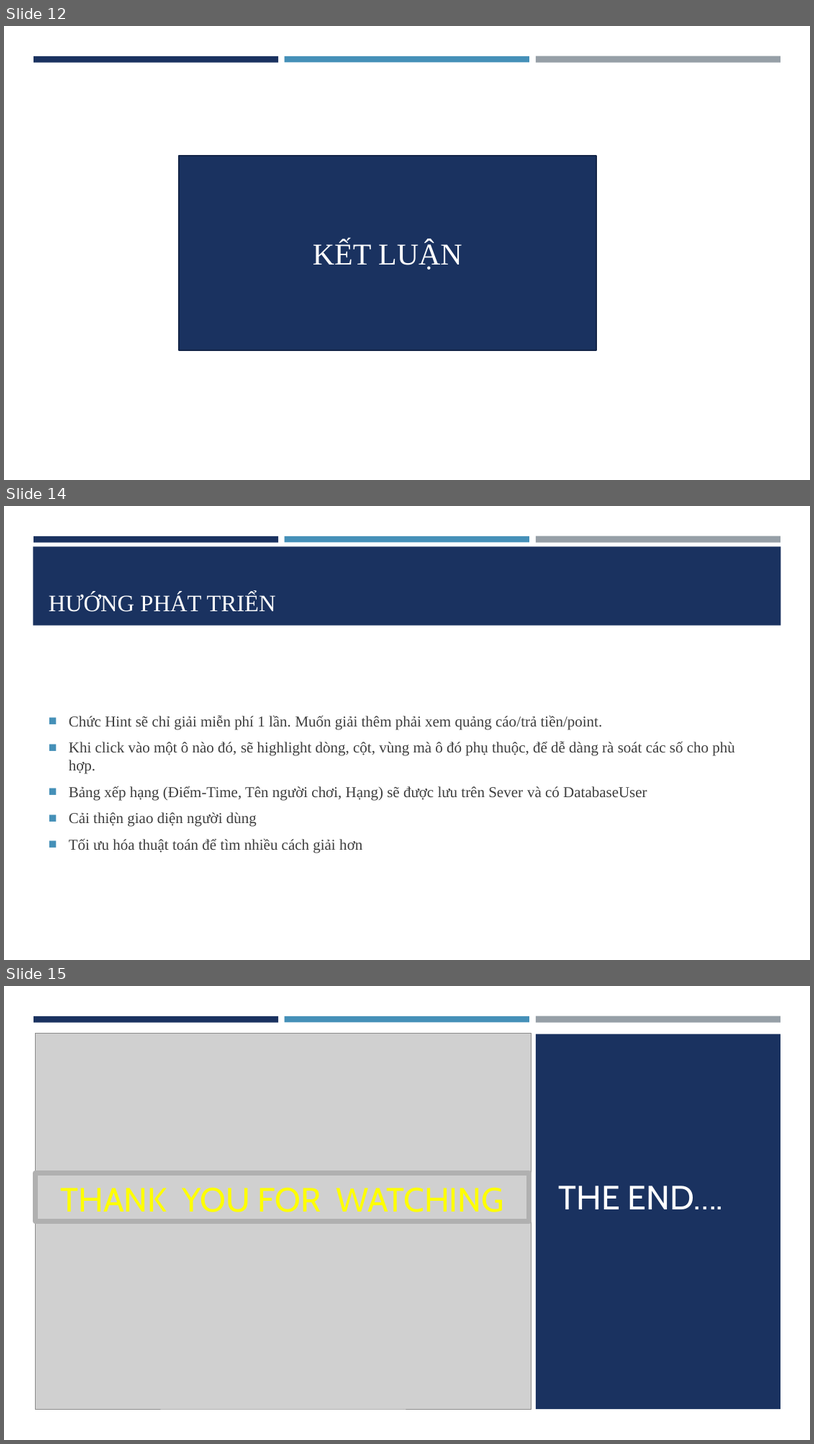
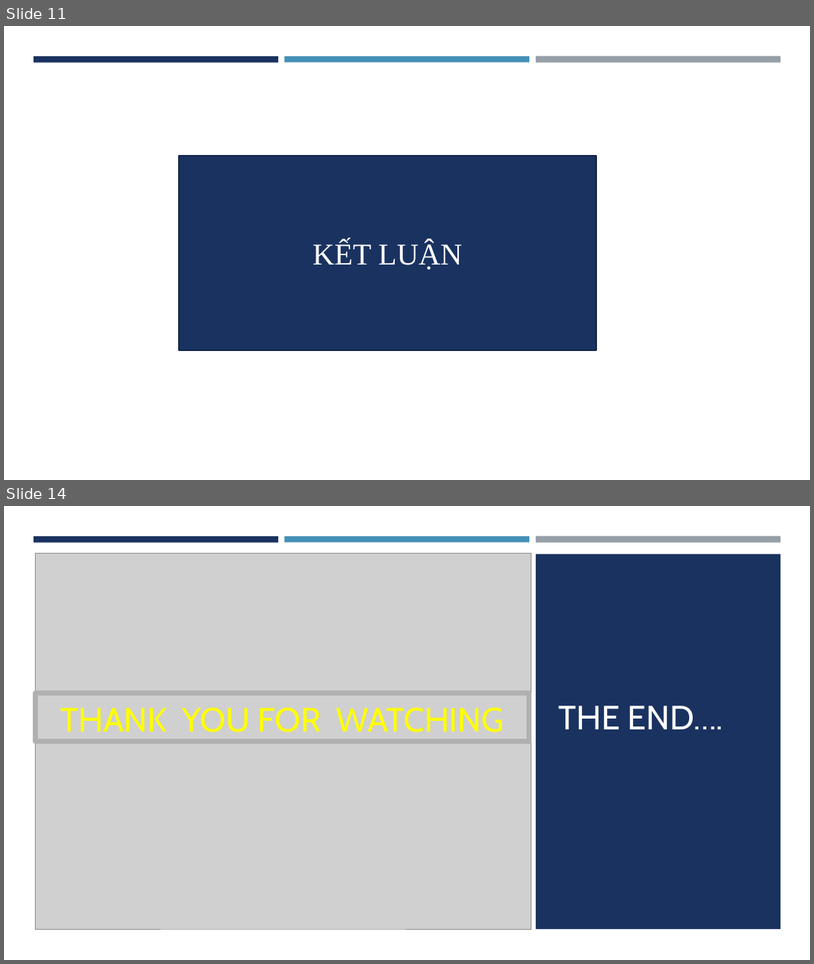
Before and after one commit to minhhieu023/Project1, a slide deck: Document/ThuyetTrinh.pptx. Shown one above the other, each under a label of ours: slides 12, 14 and 15 before the commit, slides 11 and 14 after it; the slides between them are not shown. The pictures are 814x1444 and 814x964 pixels, drawn with LibreOffice and Linux fonts; fonts in the diff are those of the drawing; grey boxes stand for pictures; background and template pictures are left out. Boxes give left, top, right and bottom in pixels: in the first picture for what was removed or moved away, otherwise in the second. Text is boxed around its words. In the diff, an @@ line names an element or a change of style, - is before the commit and + after.

```diff
--- a/Document/ThuyetTrinh.pptx
+++ b/Document/ThuyetTrinh.pptx
@@ slide 14 removed at (4, 506, 810, 960), background #FFFFFF; not listed: 3 template elements that a slide beside it also shows @@
@@ rectangle removed at (33, 546, 782, 626) @@
@@ title removed at (49, 593, 276, 612) @@
-HƯỚNG PHÁT TRIỂN
@@ text removed at (69, 715, 735, 853) @@
-■ Chức Hint sẽ chỉ giải miễn phí 1 lần. Muốn giải thêm phải xem quảng cáo/trả tiền/point.
-■ Khi click vào một ô nào đó, sẽ highlight dòng, cột, vùng mà ô đó phụ thuộc, để dễ dàng rà soát các số cho phù hợp.
-■ Bảng xếp hạng (Điểm-Time, Tên người chơi, Hạng) sẽ được lưu trên Sever và có DatabaseUser
-■ Cải thiện giao diện người dùng
-■ Tối ưu hóa thuật toán để tìm nhiều cách giải hơn
@@ what was slide 12 is now slide 11 @@
@@ what was slide 15 is now slide 14 @@
```
Also in this commit, not shown: 5 slides changed, 2 slides added, 2 other slides removed, 11 other files.
